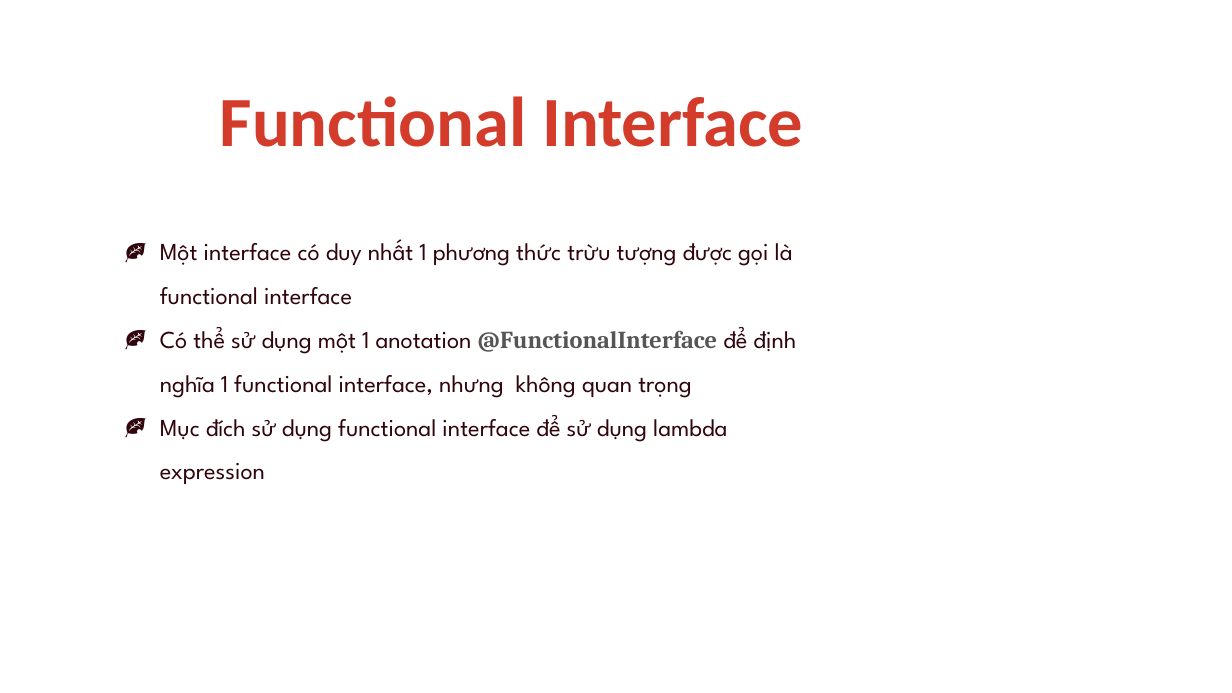
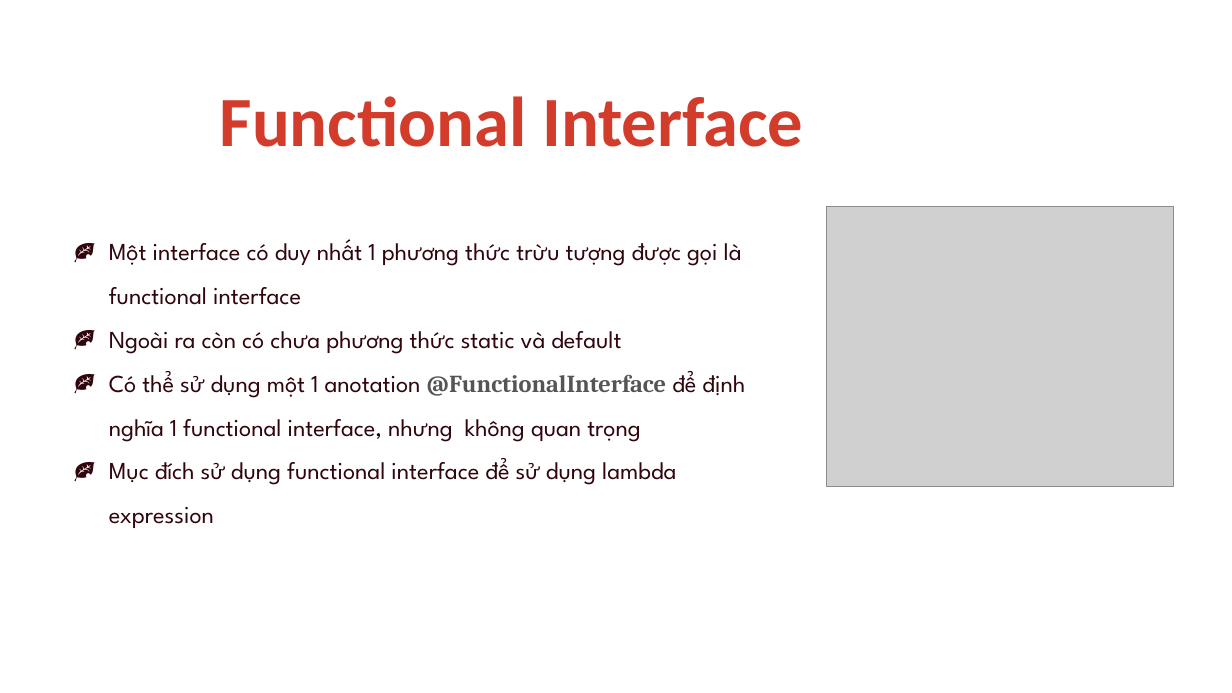
Before and after one commit to goodbyevinh/MyAppChat, a slide deck: slide 5 of Seminar/present.pptx. Drawn at 1232x693 pixels with LibreOffice and Linux fonts; fonts in the diff are those of the drawing; grey boxes stand for pictures. Boxes give left, top, right and bottom in pixels: in the first picture for what was removed or moved away, otherwise in the second. Text is boxed around its words. In the diff, an @@ line names an element or a change of style, - is before the commit and + after.

```diff
--- a/Seminar/present.pptx
+++ b/Seminar/present.pptx
@@ text "Một interface có duy nhất ...": place and size @@
-text "Một interface có duy nhất ..." at <box>160,239,796,484</box>
+text "Một interface có duy nhất ..." at <box>109,239,745,485</box>
@@ picture added at <box>827,206,1174,486</box> @@
@@ text at <box>109,331,621,354</box>: paragraph added @@
+🍂 Ngoài ra còn có chưa phương thức static và default
```
Also in this commit, not shown: 6 other slides changed, 13 slides added, 3 slides removed, 11 other files.
